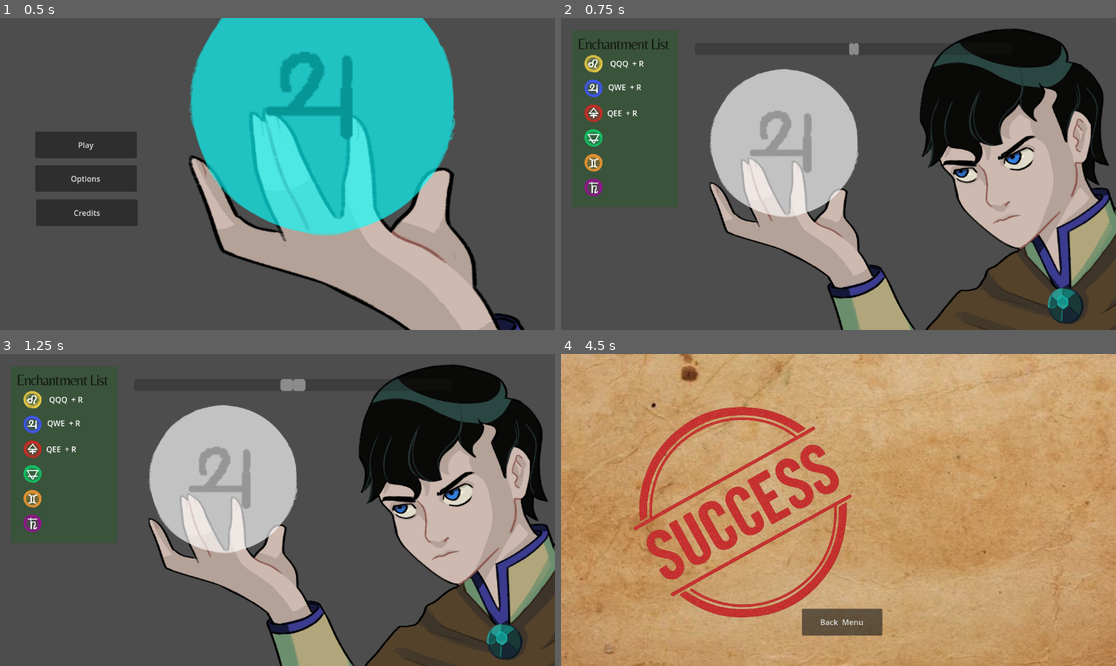
Above: before the commit, frames 1-4 (two rows, left to right).
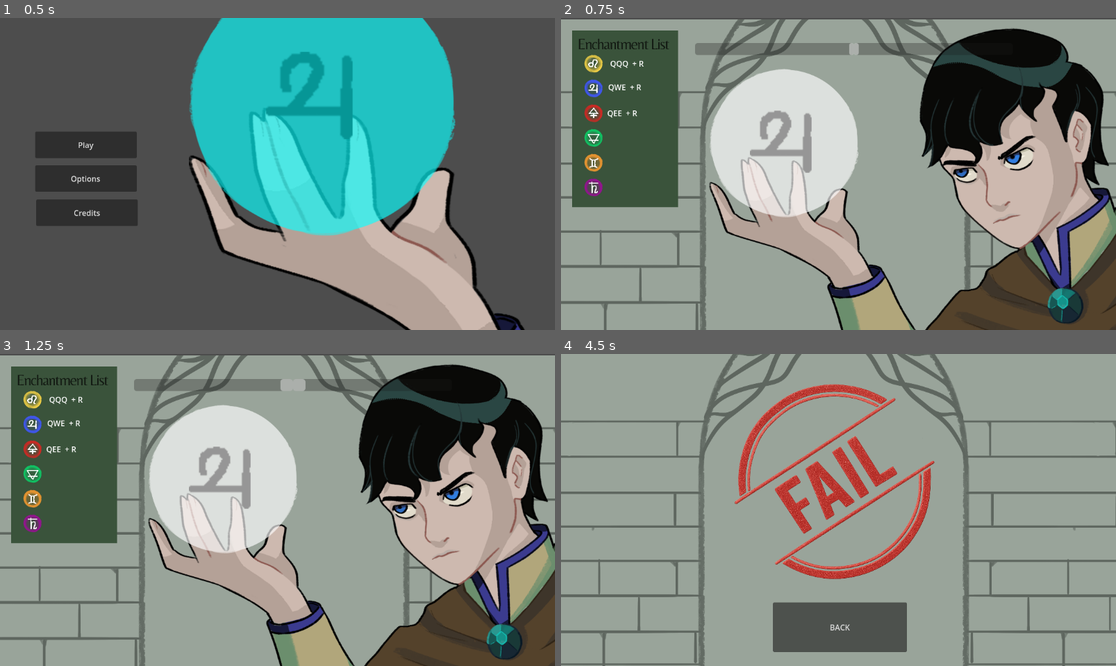
Above: after the commit, the same moments.

Repository: EmilianoMartel/rainbowmagic
Game: Godot game, scene res://scenes/main_menu.tscn
The game is run twice, just before and just after one commit, with the same random seed, the same clock (stepped at 60 frames per second) and the same inputs.
Inputs:
- Up to frame 1 (0.5 s): no input
- Up to frame 2 (0.75 s): click "Play" at 0.5 s
- Up to frame 3 (1.25 s): no input
- Up to frame 4 (4.5 s): tap one key every 0.75 s from 1.35 s: R (Confirm) Q (FirstPower) W (SecondPower) E (ThirdPower) R (Confirm)

Frame 1 is identical in both runs. In frame 2, 54% of the frame differs, in the area x 0-100%, y 0-100%; in frame 3, 54%; in frame 4, 98%.
Error after the commit: Invalid assignment of property or key 'image' with value of type 'CompressedTexture2D' on a base object of type 'Sprite2D'. (res://scenes/end_game.gd:20)

Commit message:
reset endgame

Diff:
--- a/scenes/end_game.gd
+++ b/scenes/end_game.gd
@@ -1,15 +1,16 @@
 extends Node2D
 
-@export var other_scene : PackedScene
+@export var final_scene : PackedScene
 @export var Success :  Texture
 @export var Fail : Texture
 @export var WinOrLose : Sprite2D
 
 func _ready():
+	check_win_or_lose()
 	pass
 
-func _on_play_button_button_down() -> void:
-	get_tree().change_scene_to_packed(other_scene)
+func _on_back_button_up() -> void:
+	get_tree().change_scene_to_packed(final_scene)
 	pass
 
 func check_win_or_lose():
--- a/scenes/end_game.tscn
+++ b/scenes/end_game.tscn
@@ -1,48 +1,41 @@
-[gd_scene load_steps=6 format=3 uid="uid://nb4cuk8gthd1"]
+[gd_scene load_steps=6 format=3 uid="uid://caqkv0bluen13"]
 
-[ext_resource type="Texture2D" uid="uid://lpry4m8eytda" path="res://art/placeholders/d0675e75e10ac79ff8af6245eb4d804b.jpg" id="1_dpvxj"]
-[ext_resource type="Script" uid="uid://dmd0jkwdfmu5k" path="res://scenes/end_game.gd" id="1_uwdrl"]
-[ext_resource type="Texture2D" uid="uid://b7ef28yx806b0" path="res://art/Success.png" id="3_0py74"]
-[ext_resource type="PackedScene" uid="uid://cu5uvmxxt77gw" path="res://scenes/main_menu.tscn" id="3_5pifh"]
-[ext_resource type="Texture2D" uid="uid://dafpuvlnd6q0f" path="res://art/Fail.png" id="4_0h6i1"]
+[ext_resource type="Texture2D" uid="uid://cibkut0ykv8cl" path="res://art/bg.png" id="1_dpvxj"]
+[ext_resource type="Script" uid="uid://duwuttpu25cbd" path="res://scenes/end_game.gd" id="1_uwdrl"]
+[ext_resource type="PackedScene" uid="uid://cu5uvmxxt77gw" path="res://scenes/main_menu.tscn" id="2_5pifh"]
+[ext_resource type="Texture2D" uid="uid://dafpuvlnd6q0f" path="res://art/Fail.png" id="2_uwdrl"]
+[ext_resource type="Texture2D" uid="uid://b7ef28yx806b0" path="res://art/Success.png" id="3_0h6i1"]
 
 [node name="EndGame" type="Node2D" node_paths=PackedStringArray("WinOrLose")]
 script = ExtResource("1_uwdrl")
-other_scene = ExtResource("3_5pifh")
-Success = ExtResource("3_0py74")
-Fail = ExtResource("4_0h6i1")
-WinOrLose = NodePath("BG/WinOrLose")
+final_scene = ExtResource("2_5pifh")
+Success = ExtResource("3_0h6i1")
+Fail = ExtResource("2_uwdrl")
+WinOrLose = NodePath("Fail")
 
-[node name="BG" type="Sprite2D" parent="."]
-position = Vector2(538.75, 299.5)
-scale = Vector2(1.92857, 1.92857)
+[node name="Bg" type="Sprite2D" parent="."]
+position = Vector2(566, 322)
+scale = Vector2(0.4625, 0.4625)
 texture = ExtResource("1_dpvxj")
 
-[node name="WinOrLose" type="Sprite2D" parent="BG"]
-position = Vector2(-83.3519, 15.2963)
-rotation = -0.375711
-scale = Vector2(0.256545, 0.256545)
-texture = ExtResource("3_0py74")
+[node name="Fail" type="Sprite2D" parent="."]
+position = Vector2(569, 263)
+rotation = -0.447975
+scale = Vector2(0.458984, 0.458984)
+texture = ExtResource("2_uwdrl")
 
 [node name="Control" type="Control" parent="."]
 layout_mode = 3
 anchors_preset = 0
-offset_right = 1150.0
-offset_bottom = 649.0
+offset_right = 40.0
+offset_bottom = 40.0
 
-[node name="PlayButton" type="Button" parent="Control"]
-layout_mode = 1
-anchors_preset = 7
-anchor_left = 0.5
-anchor_top = 1.0
-anchor_right = 0.5
-anchor_bottom = 1.0
-offset_left = -75.0
-offset_top = -120.0
-offset_right = 92.0
-offset_bottom = -64.0
-grow_horizontal = 2
-grow_vertical = 0
-text = "Back  Menu"
+[node name="Back" type="Button" parent="Control"]
+layout_mode = 0
+offset_left = 440.0
+offset_top = 516.0
+offset_right = 718.0
+offset_bottom = 619.0
+text = "BACK"
 
-[connection signal="button_down" from="Control/PlayButton" to="." method="_on_play_button_button_down"]
+[connection signal="button_up" from="Control/Back" to="." method="_on_back_button_up"]
--- a/scenes/main_game.tscn
+++ b/scenes/main_game.tscn
@@ -1,11 +1,12 @@
-[gd_scene load_steps=10 format=3 uid="uid://c7xsvycfditan"]
+[gd_scene load_steps=11 format=3 uid="uid://c7xsvycfditan"]
 
 [ext_resource type="Script" uid="uid://b13m5syl4v3a6" path="res://scenes/main_game.gd" id="1_s3esy"]
 [ext_resource type="Script" uid="uid://bcjio3n2ce7sd" path="res://objects/input_handler.gd" id="2_d2op2"]
 [ext_resource type="Resource" uid="uid://dbn8ew3l00je5" path="res://resorces/lion.tres" id="2_ipu61"]
 [ext_resource type="Resource" uid="uid://bw2y7uqusrev" path="res://resorces/water.tres" id="3_ygxny"]
-[ext_resource type="PackedScene" uid="uid://nb4cuk8gthd1" path="res://scenes/end_game.tscn" id="4_2l77h"]
+[ext_resource type="PackedScene" uid="uid://caqkv0bluen13" path="res://scenes/end_game.tscn" id="4_2l77h"]
 [ext_resource type="Texture2D" uid="uid://ccr51xcbqbn5d" path="res://art/mago.png" id="4_ygxny"]
+[ext_resource type="Texture2D" uid="uid://cibkut0ykv8cl" path="res://art/bg.png" id="5_nqdth"]
 [ext_resource type="PackedScene" uid="uid://cp00wscnxftj4" path="res://scenes/ui_game.tscn" id="6_ygxny"]
 [ext_resource type="Texture2D" uid="uid://cvtwl7kckjb0q" path="res://art/spell.png" id="7_wi4c7"]
 [ext_resource type="Texture2D" uid="uid://cql1m2y71c7w5" path="res://art/leo.png" id="8_70vka"]
@@ -17,6 +18,11 @@
 ui = NodePath("UI_Game")
 spell_resources = Array[Resource]([ExtResource("2_ipu61"), ExtResource("3_ygxny")])
 final_scene = ExtResource("4_2l77h")
+
+[node name="Bg" type="Sprite2D" parent="."]
+position = Vector2(569, 336)
+scale = Vector2(0.4625, 0.4625)
+texture = ExtResource("5_nqdth")
 
 [node name="Icon" type="Sprite2D" parent="."]
 position = Vector2(844, 361)
Binary file added: art/barra de spells.png
Not shown, added: art/barra de spells.png.import
Binary file added: art/bg.png
Not shown, added: art/bg.png.import
Not shown, changed: scenes/end_game.gd.uid
